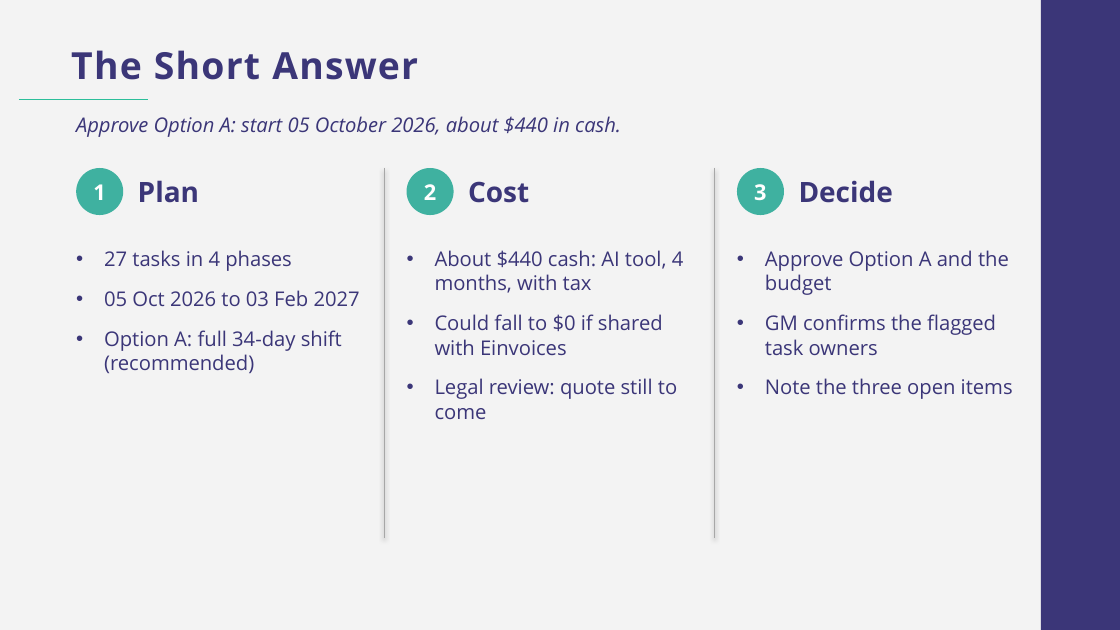
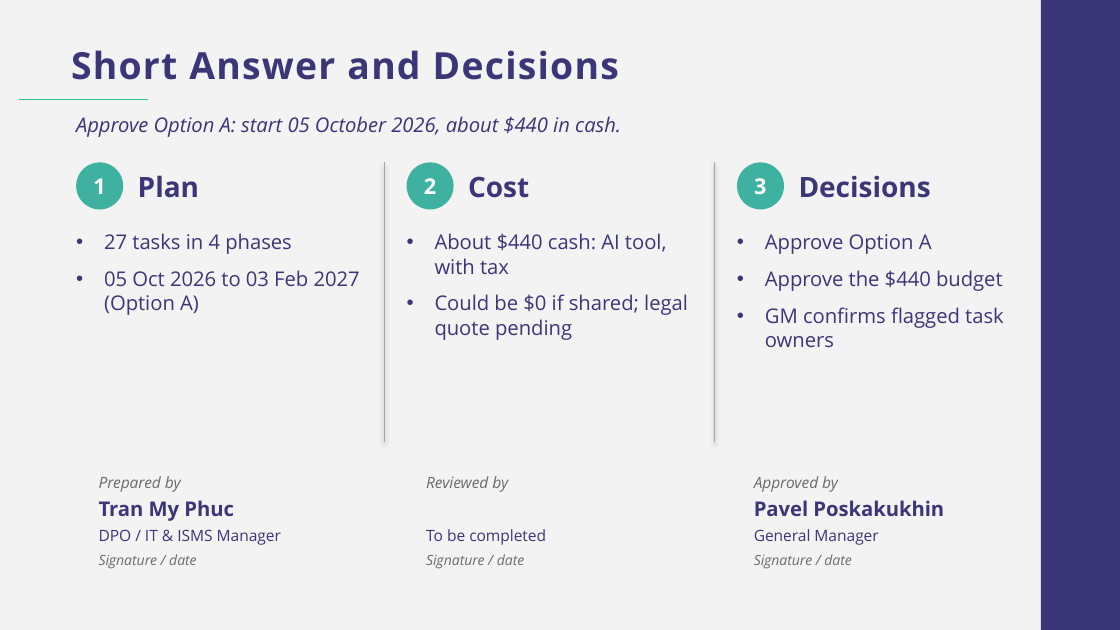
Before and after one commit to tranmyphuc/docs, a slide deck: slide 2 of SGH_Asia_PDPL_BOD_Deck.pptx. Drawn at 1120x630 pixels with LibreOffice and Linux fonts; fonts in the diff are those of the drawing; background and template pictures are left out. Boxes give left, top, right and bottom in pixels: in the first picture for what was removed or moved away, otherwise in the second. Text is boxed around its words. In the diff, an @@ line names an element or a change of style, - is before the commit and + after.

```diff
--- a/SGH_Asia_PDPL_BOD_Deck.pptx
+++ b/SGH_Asia_PDPL_BOD_Deck.pptx
@@ title at box(71, 50, 619, 80): text changed @@
-The Short Answer
+Short Answer and Decisions
@@ line moved from (384, 168) - (384, 538) to (384, 162) - (384, 442) @@
@@ line moved from (715, 168) - (715, 538) to (715, 162) - (715, 442) @@
@@ 3 ellipses, 2 texts: place and size @@
-3 ellipses, 2 texts at box(76, 168, 784, 215)
+3 ellipses, 2 texts at box(76, 162, 784, 209)
@@ text at box(799, 175, 931, 198): text changed @@
-Decide
+Decisions
@@ text "27 tasks in 4 phases": place and size @@
-text "27 tasks in 4 phases" at box(104, 250, 360, 373)
+text "27 tasks in 4 phases" at box(104, 233, 360, 315)
@@ text at box(104, 233, 292, 254): less space between paragraphs @@
@@ text at box(435, 233, 688, 340): text changed @@
-• About $440 cash: AI tool, 4 months, with tax
-• Could fall to $0 if shared with Einvoices
-• Legal review: quote still to come
+• About $440 cash: AI tool, with tax
+• Could be $0 if shared; legal quote pending
@@ text at box(765, 234, 1004, 347): text changed @@
-• Approve Option A and the budget
-• GM confirms the flagged task owners
-• Note the three open items
+• Approve Option A
+• Approve the $440 budget
+• GM confirms flagged task owners
@@ text at box(104, 270, 360, 315): text changed @@
-• 05 Oct 2026 to 03 Feb 2027
-• Option A: full 34-day shift (recommended)
+• 05 Oct 2026 to 03 Feb 2027 (Option A)
@@ rounded rectangle added at box(76, 465, 384, 577), fill #F3F3F3 @@
@@ text added at box(99, 476, 181, 492), 10 pt, text #6B6B6B, italic @@
+Prepared by
@@ rounded rectangle added at box(403, 465, 711, 577), fill #F3F3F3 @@
@@ text added at box(426, 476, 508, 492), 10 pt, text #6B6B6B, italic @@
+Reviewed by
@@ rounded rectangle added at box(731, 465, 1039, 577), fill #F3F3F3 @@
@@ text added at box(754, 476, 838, 492), 10 pt, text #6B6B6B, italic @@
+Approved by
@@ text added at box(99, 500, 234, 521), 13 pt, text #3B3678, bold @@
+Tran My Phuc
@@ text added at box(754, 500, 944, 516), 13 pt, text #3B3678, bold @@
+Pavel Poskakukhin
@@ text added at box(99, 529, 281, 545), 10 pt, text #3B3678 @@
+DPO / IT & ISMS Manager
@@ text added at box(426, 529, 546, 545), 10 pt, text #3B3678 @@
+To be completed
@@ text added at box(754, 529, 878, 545), 10 pt, text #3B3678 @@
+General Manager
@@ text added at box(99, 554, 196, 569), 9 pt, text #6B6B6B, italic @@
+Signature / date
@@ text added at box(426, 554, 524, 569), 9 pt, text #6B6B6B, italic @@
+Signature / date
@@ text added at box(754, 554, 851, 569), 9 pt, text #6B6B6B, italic @@
+Signature / date
```
Also in this commit, not shown: 1 other slide changed, 1 slide removed.
